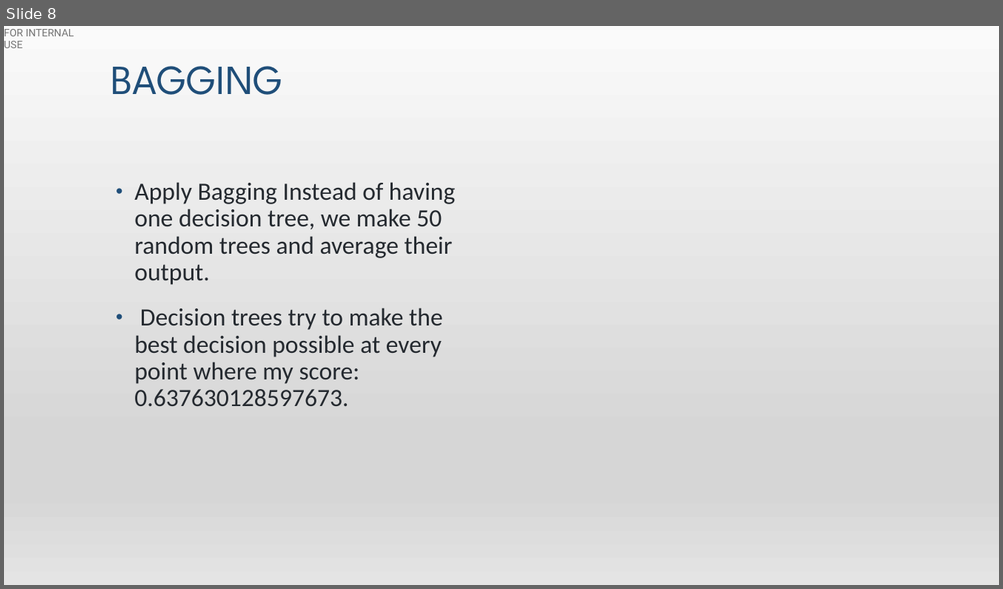
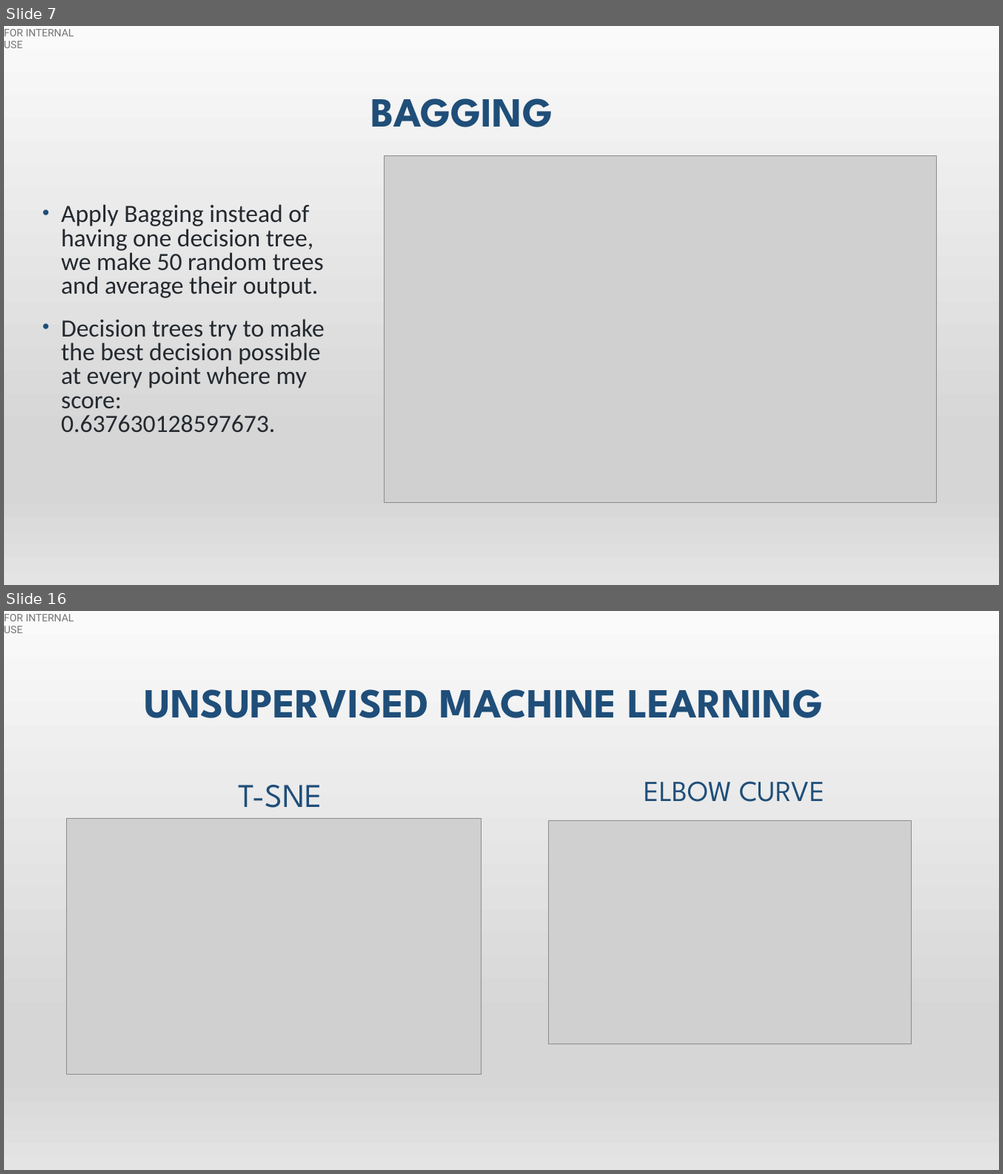
Before and after one commit to hibaa-a/MachineLearning_GlassdoorReviews, a slide deck: glassdoor_presentation.pptx. Shown one above the other, each under a label of ours: slide 8 before the commit, slides 7 and 16 after it; the slides between them are not shown. The pictures are 1003x589 and 1003x1174 pixels, drawn with LibreOffice and Linux fonts; fonts in the diff are those of the drawing; grey boxes stand for pictures. Boxes give left, top, right and bottom in pixels: in the first picture for what was removed or moved away, otherwise in the second. Text is boxed around its words. In the diff, an @@ line names an element or a change of style, - is before the commit and + after.

```diff
--- a/glassdoor_presentation.pptx
+++ b/glassdoor_presentation.pptx
@@ slide 16 added at (x1=4, y1=611, x2=999, y2=1170), background gradient #F2F2F2 to #E7E6E6 to #FFFFFF to #D0CECE; not listed: 2 template elements that a slide beside it also shows @@
@@ title added at (x1=145, y1=689, x2=823, y2=718), 40 pt, text #1F4E79, bold @@
+UNSUPERVISED MACHINE LEARNING
@@ text added at (x1=239, y1=785, x2=322, y2=808), 32 pt, text #1F4E79 @@
+T-SNE
@@ text added at (x1=644, y1=781, x2=824, y2=802), 28 pt, text #1F4E79 @@
+ELBOW CURVE
@@ picture added at (x1=67, y1=819, x2=481, y2=1075) @@
@@ picture added at (x1=548, y1=821, x2=910, y2=1045) @@
@@ what was slide 8 is now slide 7 @@
@@ slide 7 changed as well @@
@@ title "BAGGING" moved from (x1=111, y1=66, x2=283, y2=95) to (x1=371, y1=99, x2=553, y2=127) @@
@@ title "BAGGING" at (x1=371, y1=99, x2=553, y2=127): bold on @@
@@ picture added at (x1=384, y1=156, x2=936, y2=503) @@
@@ text "Apply Bagging instead of having ..." moved from (x1=134, y1=182, x2=455, y2=407) to (x1=61, y1=204, x2=324, y2=432) @@
@@ text at (x1=61, y1=204, x2=324, y2=298): text changed @@
-• Apply Bagging Instead of having one decision tree, we make 50 random trees and average their output.
+• Apply Bagging instead of having one decision tree, we make 50 random trees and average their output.
@@ text at (x1=61, y1=319, x2=324, y2=432): line spacing 0.9 to 0.8 @@
```
Also in this commit, not shown: 6 other slides changed, 11 other slides added, 6 slides removed.
